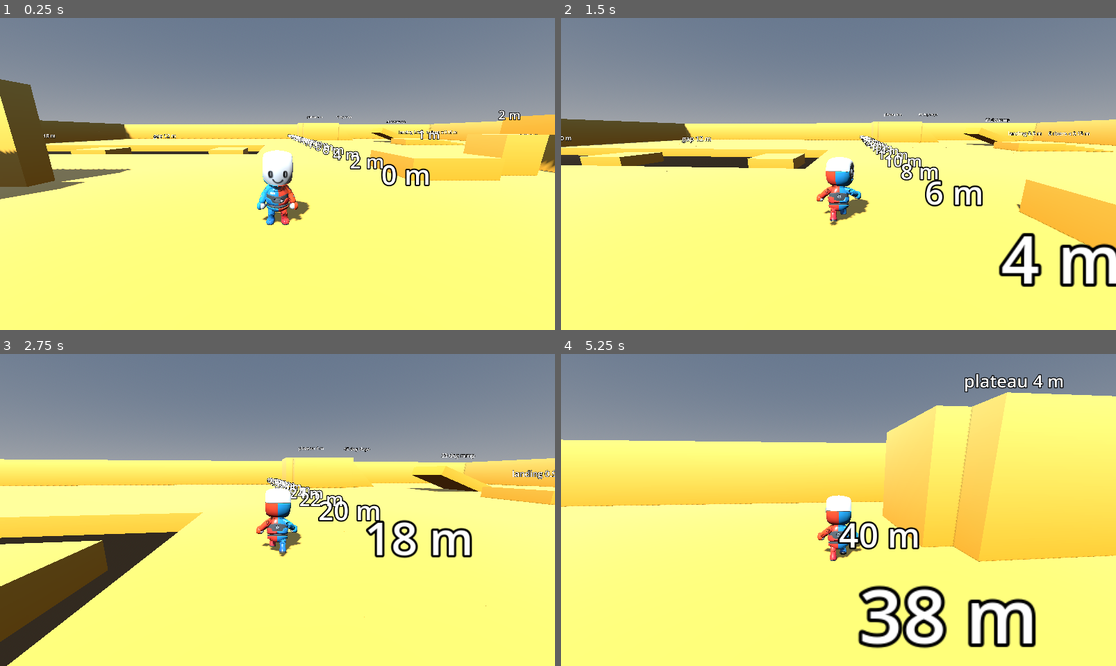
Above: before the commit, frames 1-4 (two rows, left to right).
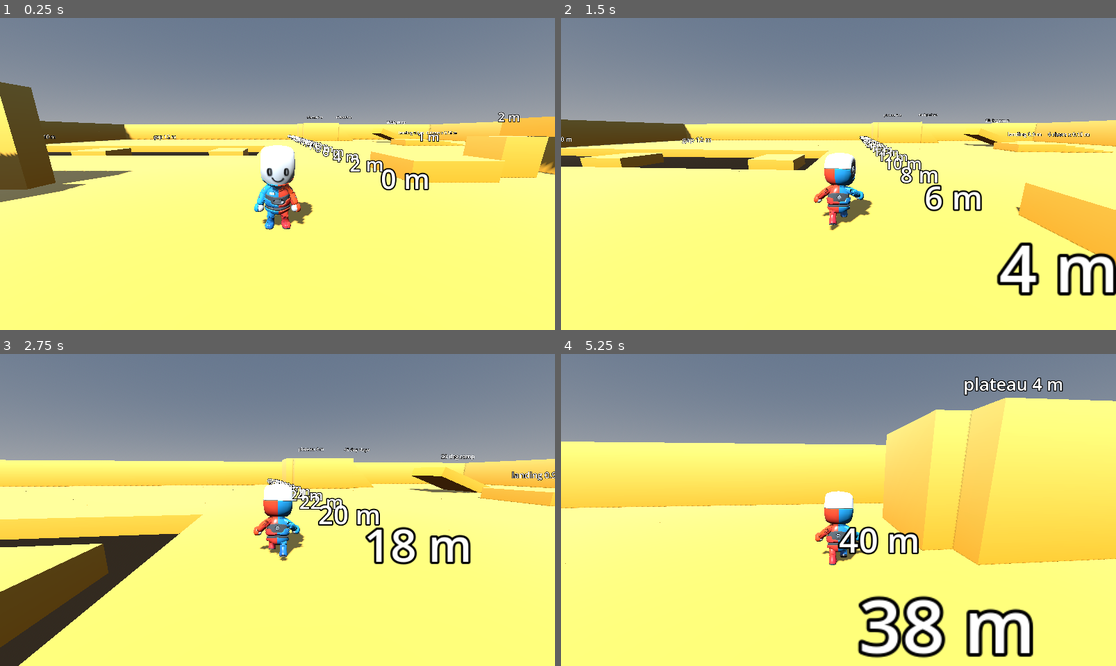
Above: after the commit, the same moments.

Repository: bistlaudio/Attimo
Game: Godot game, scene res://scenes/test/movement_gym.tscn
The game is run twice, just before and just after one commit, with the same random seed, the same clock (stepped at 60 frames per second) and the same inputs.
Inputs (mouse positions are in pixels of both pictures, inside the frame that each line leads up to):
- Up to frame 1 (0.25 s): no input
- Up to frame 2 (1.5 s): tap Enter at 0.5 s; move the mouse to (866, 174) at 0.52 s; hold Right mouse button (aim) 0.53-1.28 s; hold W (move_forward) from 0.53 s (still down); click (866, 174) at 0.67 s; tap Space (jump) at 0.77 s; move the mouse to (810, 174) at 1.27 s; tap Middle mouse button (camera_recenter) at 1.35 s
- Up to frame 3 (2.75 s): keep holding W (move_forward); tap Space (jump) at 1.52 s; move the mouse to (288, 503) at 2.02 s; hold Shift (dash) from 2.03 s (still down)
- Up to frame 4 (5.25 s): keep holding W (move_forward); move the mouse to (832, 516) at 2.77 s; release Shift (dash) at 2.78 s; tap E (interact) at 2.85 s; click (832, 516) at 2.92 s; tap Space (jump) at 3.02, 3.77, 4.52 s; move the mouse to (877, 513) at 3.52 s; tap Mouse wheel down (module_next) at 3.6 s; move the mouse to (794, 506) at 4.27 s; tap Mouse wheel up (module_prev) at 4.35 s; move the mouse to (844, 510) at 5.02 s; click (844, 510) at 5.1 s

The runs differ from the first frame. In frame 1, 3.9% of the frame differs, in the area x 0-100%, y 19-68%; in frame 2, 6.0%; in frame 3, 5.8%; in frame 4, 8.1%, in the area x 0-100%, y 6-98%.

Commit message:
tune: Mannequin rig 0.9, camera pivot 1.3 m, crosshair ring radius 8 px
Character a little bigger again; the ring sits closer to the dot.

Co-Authored-By: Claude Opus 5.5 <noreply@anthropic.com>

Diff:
--- a/attimo/scenes/player/mannequin.tscn
+++ b/attimo/scenes/player/mannequin.tscn
@@ -8,7 +8,7 @@
 [node name="Mannequin" instance=ExtResource("1_glb")]
 
 [node name="Rig_Medium" parent="." index="0"]
-transform = Transform3D(0.8, 0, 0, 0, 0.8, 0, 0, 0, 0.8, 0, 0, 0)
+transform = Transform3D(0.9, 0, 0, 0, 0.9, 0, 0, 0, 0.9, 0, 0, 0)
 
 [node name="AnimationPlayer" type="AnimationPlayer" parent="." index="1"]
 libraries = {
--- a/attimo/scripts/camera/camera_rig.gd
+++ b/attimo/scripts/camera/camera_rig.gd
@@ -39,7 +39,7 @@
 ## Height of the follow pivot above the target origin in m: slightly above the shoulder joint (1.107 m on the Mannequin),
 ## the point the view centre looks at. Measured 2026-11-18; the plan rule (shoulder + 0.2 m) gives 1.3 m, 1.4 m keeps
 ## the standing character in the lower part of the screen.
-@export var pivot_height: float = 1.2
+@export var pivot_height: float = 1.3
 ## Horizontal follow rate in 1/s (exponential damping). Softened 2026-11-18 (developer: the hard lock felt odd).
 @export var follow_rate: float = 16.0
 ## Vertical follow rate in 1/s (exponential damping of the vertical lock, max_vertical_lag clamps what is left).
--- a/attimo/scripts/ui/crosshair.gd
+++ b/attimo/scripts/ui/crosshair.gd
@@ -8,7 +8,7 @@
 ## Radius of the centre dot in pixels.
 @export var dot_radius: float = 2.0
 ## Radius of the thin ring in pixels.
-@export var ring_radius: float = 14.0
+@export var ring_radius: float = 8.0
 ## Line width of the ring in pixels.
 @export var ring_width: float = 1.5
 ## Normal colour (cream, the UI accent colour).
